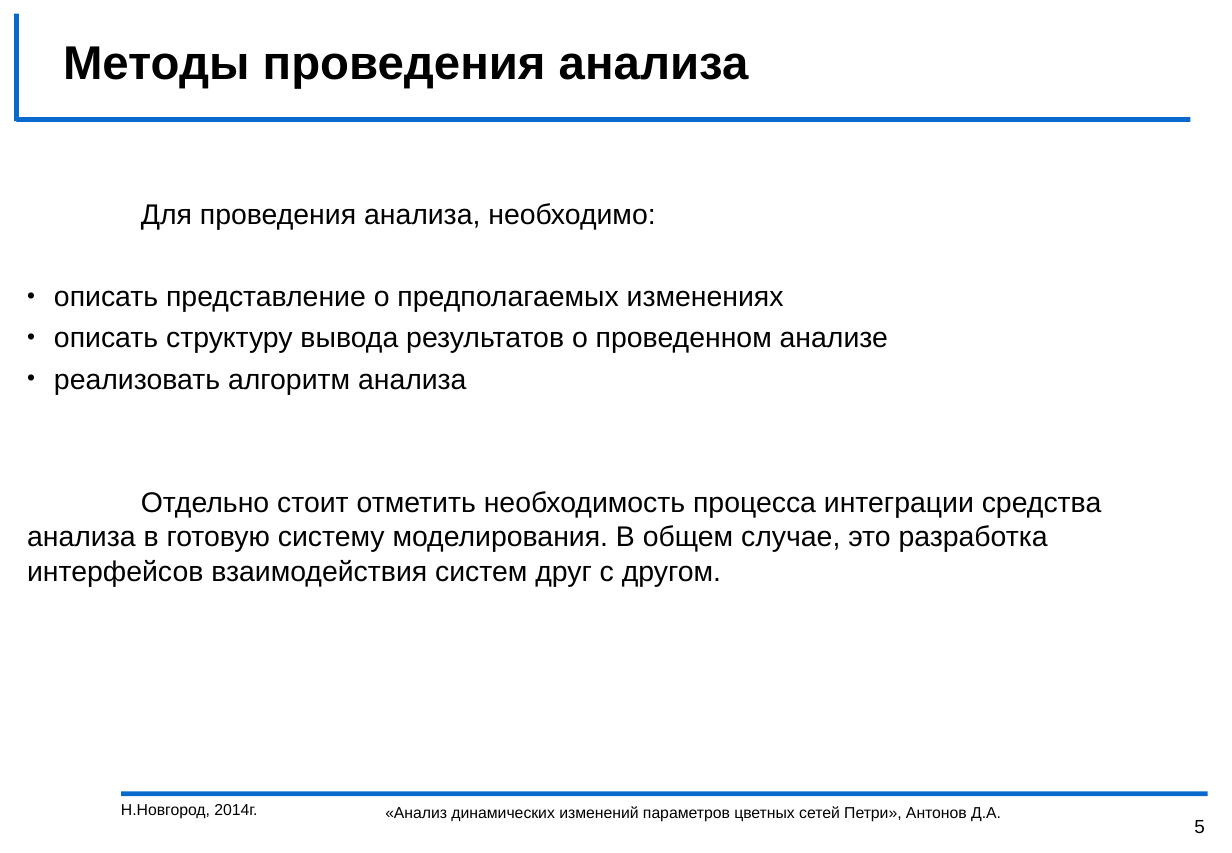
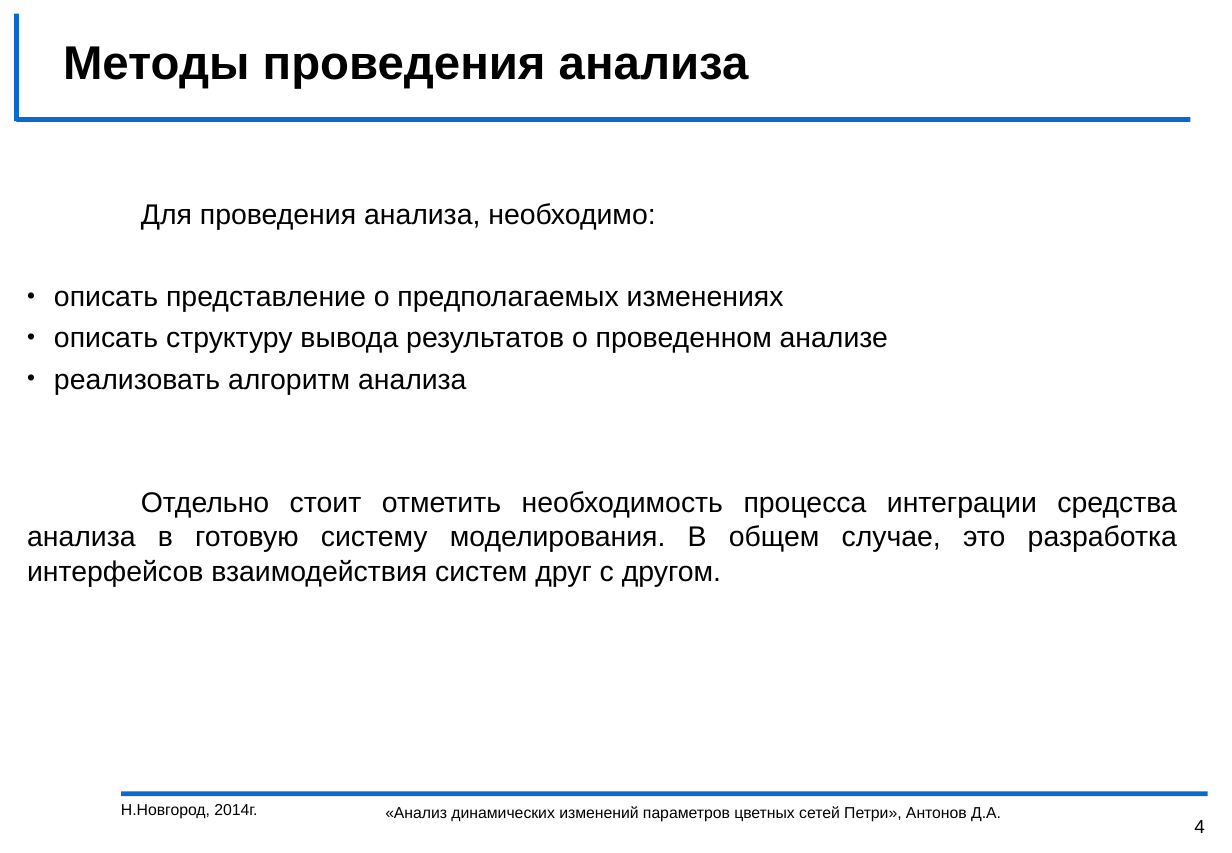
Before and after one commit to DeantoPrivate/myPetri, a slide deck: slide 4 of диплом/презентация и выступление/презентация.ppt (slide 5 before the commit). Drawn at 1232x853 pixels with LibreOffice and Linux fonts; fonts in the diff are those of the drawing; background and template pictures are left out. Boxes give left, top, right and bottom in pixels: in the first picture for what was removed or moved away, otherwise in the second. Text is boxed around its words. In the diff, an @@ line names an element or a change of style, - is before the commit and + after.

```diff
--- a/диплом/презентация и выступление/презентация.ppt
+++ b/диплом/презентация и выступление/презентация.ppt
@@ text "Для проведения анализа, необходимо:" at [27, 203, 1177, 586]: alignment left to justified @@
@@ page number at [1194, 820, 1205, 833]: text changed @@
-5
+4
```
Also in this commit, not shown: 2 other slides changed, 1 slide removed, 1 other file.
